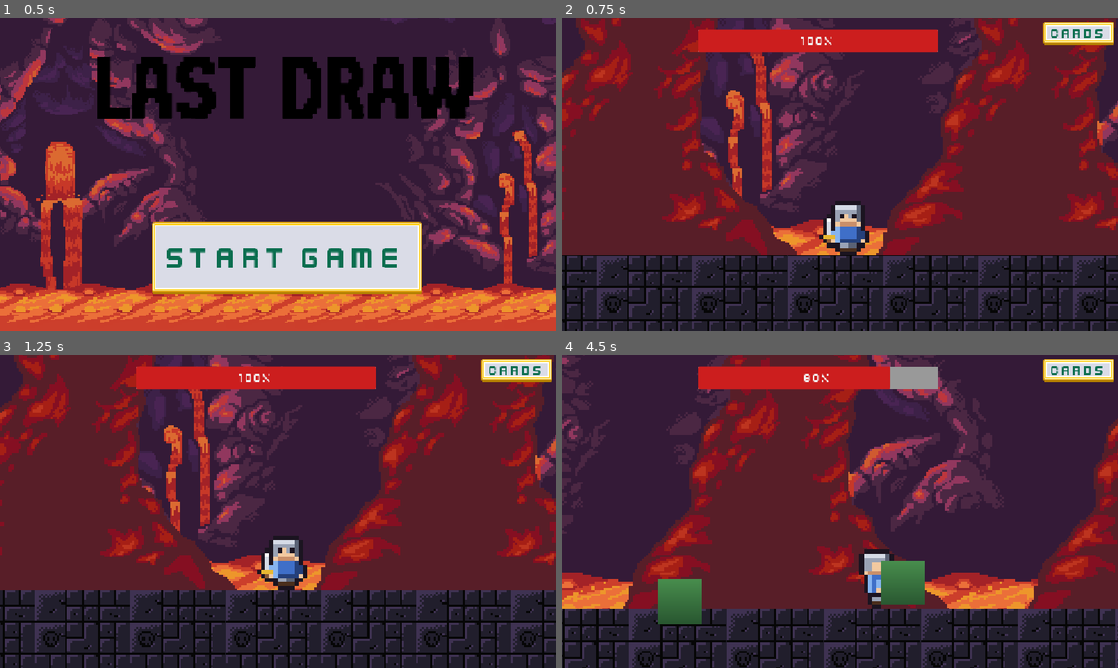
Above: before the commit, frames 1-4 (two rows, left to right).
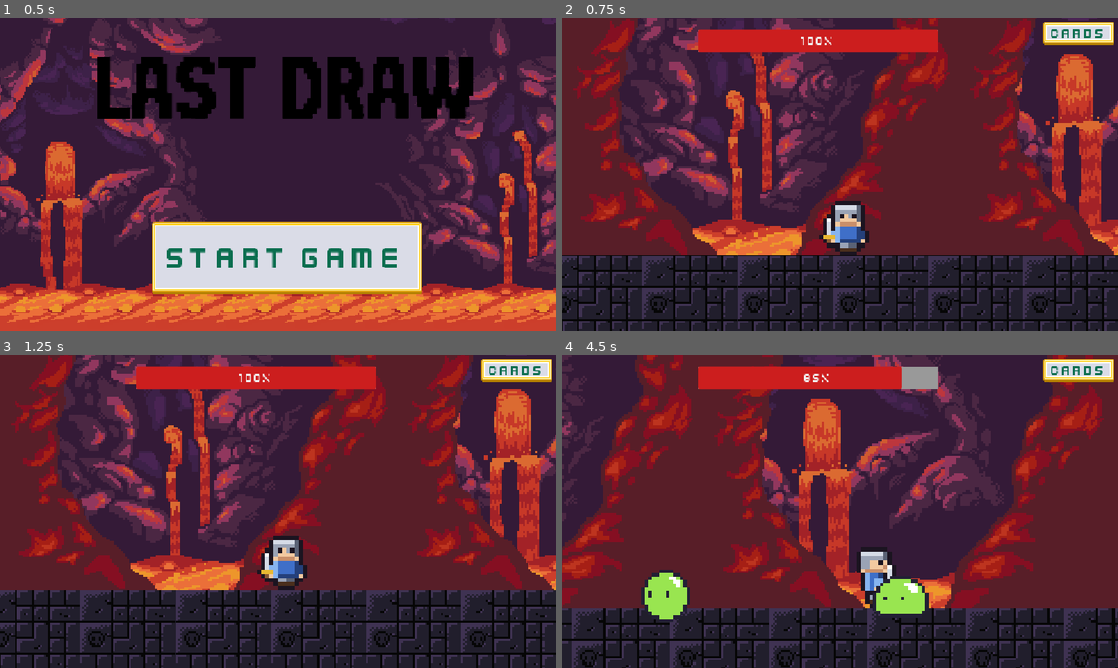
Above: after the commit, the same moments.

Repository: BillNyeFan123-creator/rebound
Game: Godot game, scene res://start_screen.tscn
The game is run twice, just before and just after one commit, with the same random seed, the same clock (stepped at 60 frames per second) and the same inputs.
Inputs (mouse positions are in pixels of both pictures, inside the frame that each line leads up to):
- Up to frame 1 (0.5 s): no input
- Up to frame 2 (0.75 s): click "Start Game" at 0.5 s
- Up to frame 3 (1.25 s): no input
- Up to frame 4 (4.5 s): move the mouse to (962, 495) at 1.27 s; hold D (move_right) 1.28-2.78 s; tap W (jump) at 1.35, 1.52, 1.82, 2.27, 2.3, 2.57, 3.05, 3.6, 3.77, 4.07 s; move the mouse to (728, 527) at 2.02 s; tap X (attack) at 2.1, 4.35 s; move the mouse to (895, 442) at 2.77 s; hold A (move_left) 2.78-3.53 s; tap Shift (dash) at 2.85 s; move the mouse to (812, 574) at 3.52 s; hold D (move_right) from 3.53 s (still down); move the mouse to (1006, 558) at 4.27 s

Frame 1 is identical in both runs. In frame 2, 48% of the frame differs, in the area x 0-100%, y 0-100%; in frame 3, 48%; in frame 4, 55%.

Commit message:
Replace zombie with animated Big Slime enemy

Diff:
--- a/Level.tscn
+++ b/Level.tscn
@@ -9,7 +9,7 @@
 [ext_resource type="Texture2D" uid="uid://mijwfcrkyma8" path="res://assets/Backgrounds/Lava/lava-tile.png" id="3_lava"]
 [ext_resource type="Script" uid="uid://bq4jyhm7e1q5w" path="res://scripts/arena/WaveManager.gd" id="4_waves"]
 [ext_resource type="AudioStream" uid="uid://cxscbn1b585hl" path="res://assets/Sounds/bgmusic(1).wav" id="4_wkftn"]
-[ext_resource type="PackedScene" path="res://scenes/Enemy.tscn" id="5_enemy"]
+[ext_resource type="PackedScene" path="res://scenes/Enemies/BigSlime.tscn" id="5_enemy"]
 [ext_resource type="PackedScene" path="res://scenes/CardPickUI.tscn" id="6_pick"]
 [ext_resource type="PackedScene" path="res://scenes/InstructionUI.tscn" id="7_instr"]
 
@@ -42,9 +42,9 @@
 
 [node name="LavaFloor" type="TextureRect" parent="." unique_id=1571574014]
 texture_repeat = 2
-offset_left = -2096.0
+offset_left = -791.0
 offset_top = 490.0
-offset_right = -390.66663
+offset_right = 147.00006
 offset_bottom = 550.0
 scale = Vector2(3, 3)
 texture = ExtResource("3_lava")
@@ -52,9 +52,9 @@
 
 [node name="MidRocks" type="TextureRect" parent="." unique_id=589552363]
 texture_repeat = 2
-offset_left = -1189.0
+offset_left = -720.0
 offset_top = -41.0
-offset_right = 73.333374
+offset_right = 127.0
 offset_bottom = 199.0
 scale = Vector2(3, 3)
 texture = ExtResource("2_rocks")
@@ -73,9 +73,9 @@
 shape = SubResource("RectangleShape2D_q6vxt")
 
 [node name="TextureRect" type="TextureRect" parent="Floor" unique_id=1665761160]
-offset_left = -1900.0001
+offset_left = -705.0
 offset_top = 542.0
-offset_right = -577.0001
+offset_right = 219.66663
 offset_bottom = 587.0
 scale = Vector2(3, 3)
 texture = SubResource("AtlasTexture_q6vxt")
--- /dev/null
+++ b/scenes/Enemies/BigSlime.tscn
@@ -0,0 +1,180 @@
+[gd_scene format=3]
+
+[ext_resource type="Script" path="res://scripts/arena/Enemy.gd" id="1_enemy"]
+[ext_resource type="Texture2D" path="res://scenes/Enemies/Big Slime/big_slime_idle_32x32.png" id="2_idle"]
+[ext_resource type="Texture2D" path="res://scenes/Enemies/Big Slime/big_slime_jump_32x32.png" id="3_jump"]
+[ext_resource type="Texture2D" path="res://scenes/Enemies/Big Slime/big_slime_get_hit_32x32.png" id="4_hit"]
+[ext_resource type="Texture2D" path="res://scenes/Enemies/Big Slime/big_slime_death_32x32.png" id="5_death"]
+
+[sub_resource type="AtlasTexture" id="at_idle_0"]
+atlas = ExtResource("2_idle")
+region = Rect2(0, 0, 32, 32)
+
+[sub_resource type="AtlasTexture" id="at_idle_1"]
+atlas = ExtResource("2_idle")
+region = Rect2(32, 0, 32, 32)
+
+[sub_resource type="AtlasTexture" id="at_idle_2"]
+atlas = ExtResource("2_idle")
+region = Rect2(64, 0, 32, 32)
+
+[sub_resource type="AtlasTexture" id="at_idle_3"]
+atlas = ExtResource("2_idle")
+region = Rect2(96, 0, 32, 32)
+
+[sub_resource type="AtlasTexture" id="at_idle_4"]
+atlas = ExtResource("2_idle")
+region = Rect2(128, 0, 32, 32)
+
+[sub_resource type="AtlasTexture" id="at_idle_5"]
+atlas = ExtResource("2_idle")
+region = Rect2(160, 0, 32, 32)
+
+[sub_resource type="AtlasTexture" id="at_jump_0"]
+atlas = ExtResource("3_jump")
+region = Rect2(0, 0, 32, 32)
+
+[sub_resource type="AtlasTexture" id="at_jump_1"]
+atlas = ExtResource("3_jump")
+region = Rect2(32, 0, 32, 32)
+
+[sub_resource type="AtlasTexture" id="at_jump_2"]
+atlas = ExtResource("3_jump")
+region = Rect2(64, 0, 32, 32)
+
+[sub_resource type="AtlasTexture" id="at_jump_3"]
+atlas = ExtResource("3_jump")
+region = Rect2(96, 0, 32, 32)
+
+[sub_resource type="AtlasTexture" id="at_jump_4"]
+atlas = ExtResource("3_jump")
+region = Rect2(128, 0, 32, 32)
+
+[sub_resource type="AtlasTexture" id="at_jump_5"]
+atlas = ExtResource("3_jump")
+region = Rect2(160, 0, 32, 32)
+
+[sub_resource type="AtlasTexture" id="at_hit_0"]
+atlas = ExtResource("4_hit")
+region = Rect2(0, 0, 32, 32)
+
+[sub_resource type="AtlasTexture" id="at_hit_1"]
+atlas = ExtResource("4_hit")
+region = Rect2(32, 0, 32, 32)
+
+[sub_resource type="AtlasTexture" id="at_death_0"]
+atlas = ExtResource("5_death")
+region = Rect2(0, 0, 32, 32)
+
+[sub_resource type="AtlasTexture" id="at_death_1"]
+atlas = ExtResource("5_death")
+region = Rect2(32, 0, 32, 32)
+
+[sub_resource type="AtlasTexture" id="at_death_2"]
+atlas = ExtResource("5_death")
+region = Rect2(64, 0, 32, 32)
+
+[sub_resource type="AtlasTexture" id="at_death_3"]
+atlas = ExtResource("5_death")
+region = Rect2(96, 0, 32, 32)
+
+[sub_resource type="SpriteFrames" id="SpriteFrames_slime"]
+animations = [{
+"frames": [{
+"duration": 1.0,
+"texture": SubResource("at_idle_0")
+}, {
+"duration": 1.0,
+"texture": SubResource("at_idle_1")
+}, {
+"duration": 1.0,
+"texture": SubResource("at_idle_2")
+}, {
+"duration": 1.0,
+"texture": SubResource("at_idle_3")
+}, {
+"duration": 1.0,
+"texture": SubResource("at_idle_4")
+}, {
+"duration": 1.0,
+"texture": SubResource("at_idle_5")
+}],
+"loop": 1,
+"name": &"idle",
+"speed": 6.0
+}, {
+"frames": [{
+"duration": 1.0,
+"texture": SubResource("at_jump_0")
+}, {
+"duration": 1.0,
+"texture": SubResource("at_jump_1")
+}, {
+"duration": 1.0,
+"texture": SubResource("at_jump_2")
+}, {
+"duration": 1.0,
+"texture": SubResource("at_jump_3")
+}, {
+"duration": 1.0,
+"texture": SubResource("at_jump_4")
+}, {
+"duration": 1.0,
+"texture": SubResource("at_jump_5")
+}],
+"loop": 1,
+"name": &"jump",
+"speed": 10.0
+}, {
+"frames": [{
+"duration": 1.0,
+"texture": SubResource("at_hit_0")
+}, {
+"duration": 1.0,
+"texture": SubResource("at_hit_1")
+}],
+"loop": 0,
+"name": &"get_hit",
+"speed": 10.0
+}, {
+"frames": [{
+"duration": 1.0,
+"texture": SubResource("at_death_0")
+}, {
+"duration": 1.0,
+"texture": SubResource("at_death_1")
+}, {
+"duration": 1.0,
+"texture": SubResource("at_death_2")
+}, {
+"duration": 1.0,
+"texture": SubResource("at_death_3")
+}],
+"loop": 0,
+"name": &"death",
+"speed": 10.0
+}]
+
+[sub_resource type="RectangleShape2D" id="RectangleShape2D_body"]
+size = Vector2(24, 20)
+
+[sub_resource type="RectangleShape2D" id="RectangleShape2D_hurt"]
+size = Vector2(32, 26)
+
+[node name="BigSlime" type="CharacterBody2D" groups=["enemy"]]
+collision_layer = 2
+collision_mask = 3
+script = ExtResource("1_enemy")
+
+[node name="Collision" type="CollisionShape2D" parent="."]
+shape = SubResource("RectangleShape2D_body")
+
+[node name="Anim" type="AnimatedSprite2D" parent="."]
+scale = Vector2(5, 5)
+sprite_frames = SubResource("SpriteFrames_slime")
+animation = &"idle"
+
+[node name="Hurtbox" type="Area2D" parent="."]
+
+[node name="Collision" type="CollisionShape2D" parent="Hurtbox"]
+shape = SubResource("RectangleShape2D_hurt")
--- a/scenes/Enemy.tscn
+++ /dev/null
@@ -1,32 +0,0 @@
-[gd_scene format=3]
-
-[ext_resource type="Script" path="res://scripts/arena/Enemy.gd" id="1_enemy"]
-
-[sub_resource type="RectangleShape2D" id="RectangleShape2D_body"]
-size = Vector2(24, 24)
-
-[sub_resource type="RectangleShape2D" id="RectangleShape2D_hurt"]
-size = Vector2(30, 30)
-
-[sub_resource type="Gradient" id="Gradient_zombie"]
-colors = PackedColorArray(0.28, 0.55, 0.3, 1, 0.16, 0.34, 0.19, 1)
-
-[sub_resource type="GradientTexture2D" id="GradientTexture2D_zombie"]
-gradient = SubResource("Gradient_zombie")
-fill_to = Vector2(0, 1)
-
-[node name="Zombie" type="CharacterBody2D" groups=["enemy"]]
-collision_layer = 2
-collision_mask = 3
-script = ExtResource("1_enemy")
-
-[node name="Collision" type="CollisionShape2D" parent="."]
-shape = SubResource("RectangleShape2D_body")
-
-[node name="Visual" type="Sprite2D" parent="."]
-texture = SubResource("GradientTexture2D_zombie")
-
-[node name="Hurtbox" type="Area2D" parent="."]
-
-[node name="Collision" type="CollisionShape2D" parent="Hurtbox"]
-shape = SubResource("RectangleShape2D_hurt")
--- a/scripts/arena/Enemy.gd
+++ b/scripts/arena/Enemy.gd
@@ -5,11 +5,19 @@
 
 const HitStopScript = preload("res://scripts/arena/HitStop.gd")
 
-@export var max_health := 2
-@export var speed := 60.0
-@export var contact_damage := 10
+@export var max_health := 3
+@export var speed := 50.0
+@export var contact_damage := 15
 
 var health: int = max_health
+
+@onready var anim: AnimatedSprite2D = get_node_or_null("Anim")
+
+
+func _ready() -> void:
+	if anim and anim.sprite_frames.has_animation("idle"):
+		anim.play("idle")
+		anim.animation_finished.connect(_on_anim_finished)
 
 
 func _physics_process(_delta: float) -> void:
@@ -30,10 +38,27 @@
 		velocity.y = -350.0  # hop over obstacles
 	move_and_slide()
 
+	if anim and _can_play_move_anim():
+		if absf(velocity.x) > 5.0 and anim.sprite_frames.has_animation("jump"):
+			if anim.animation != "jump":
+				anim.play("jump")
+		elif anim.sprite_frames.has_animation("idle") and anim.animation != "idle":
+			anim.play("idle")
+
 	# Contact damage. The player's i-frames prevent this from stacking every frame.
 	for body in $Hurtbox.get_overlapping_bodies():
 		if body.has_method("take_damage"):
 			body.take_damage(contact_damage)
+
+
+func _can_play_move_anim() -> bool:
+	return not anim.is_playing() \
+		or anim.animation in ["idle", "jump"]
+
+
+func _on_anim_finished() -> void:
+	if anim.animation == "get_hit":
+		anim.play("idle") if absf(velocity.x) <= 5.0 else anim.play("jump")
 
 
 func take_hit(damage: float) -> void:
@@ -41,10 +66,8 @@
 	if health <= 0:
 		die()
 		return
-	# Hit flash.
-	var tween := create_tween()
-	modulate = Color(3, 3, 3)
-	tween.tween_property(self, "modulate", Color.WHITE, 0.15)
+	if anim and anim.sprite_frames.has_animation("get_hit"):
+		anim.play("get_hit")
 
 
 func die() -> void:
@@ -53,4 +76,11 @@
 	if cam:
 		cam.shake(3.0)
 	died.emit()
+	# Play the death animation, then remove the body.
+	if anim and anim.sprite_frames.has_animation("death"):
+		collision_layer = 0
+		collision_mask = 0
+		$Hurtbox.monitoring = false
+		anim.play("death")
+		await anim.animation_finished
 	queue_free()
